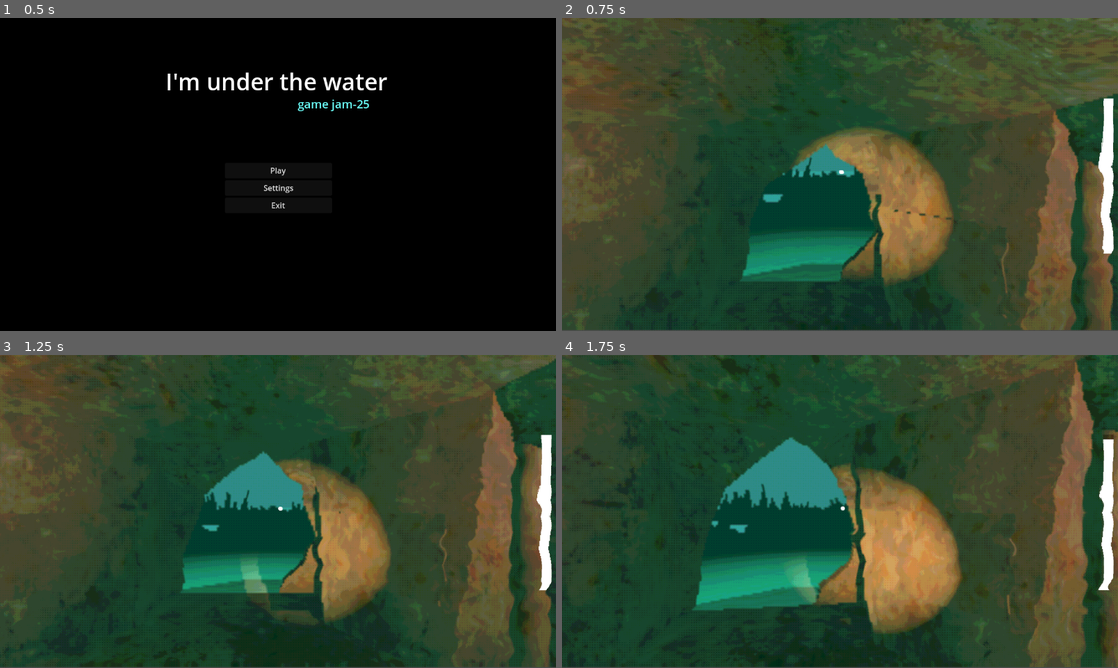
Above: before the commit, frames 1-4 (two rows, left to right).
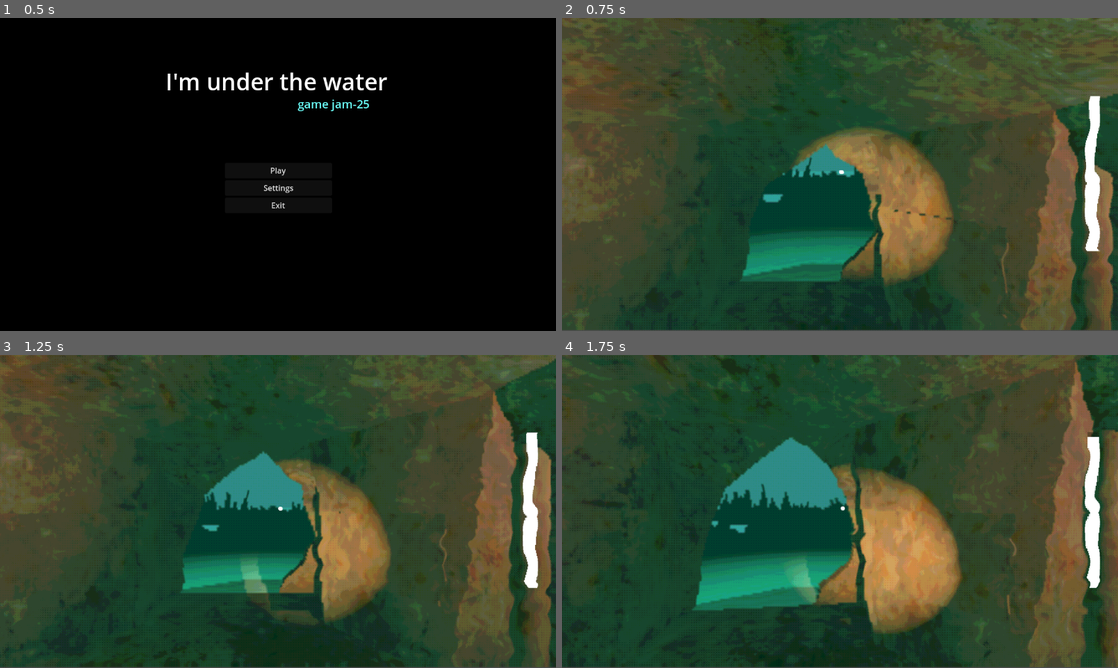
Above: after the commit, the same moments.

Repository: useronym/BubbleGameJam
Game: Godot game, scene res://scenes/mainMenu.tscn
Two runs of this game, one before a commit and one after it. Both use one fixed random seed, a clock stepped at 60 frames per second and the inputs below.
Inputs (mouse positions are in pixels of both pictures, inside the frame that each line leads up to):
- Up to frame 1 (0.5 s): no input
- Up to frame 2 (0.75 s): click "Play" at 0.5 s
- Up to frame 3 (1.25 s): no input
- Up to frame 4 (1.75 s): tap Enter at 1.25 s; move the mouse to (867, 511) at 1.27 s; hold W (up) from 1.28 s (still down); tap E (interact) at 1.35 s

Frame 1 is identical in both runs. In frame 2, 2.1% of the frame differs, in the area x 94-100%, y 24-76%; in frame 3, 2.0%; in frame 4, 2.0%.

Commit message:
air bar placement

Diff:
--- a/scenes/PlayerGUI.tscn
+++ b/scenes/PlayerGUI.tscn
@@ -121,10 +121,10 @@
 text = "hi"
 
 [node name="AirProgressBar" type="ProgressBar" parent="."]
-offset_left = 1117.0
-offset_top = 170.0
-offset_right = 1137.0
-offset_bottom = 492.0
+offset_left = 1089.0
+offset_top = 165.0
+offset_right = 1109.0
+offset_bottom = 487.0
 theme_override_styles/background = SubResource("StyleBoxFlat_wga81")
 theme_override_styles/fill = SubResource("StyleBoxFlat_jwt2n")
 step = 1.0
